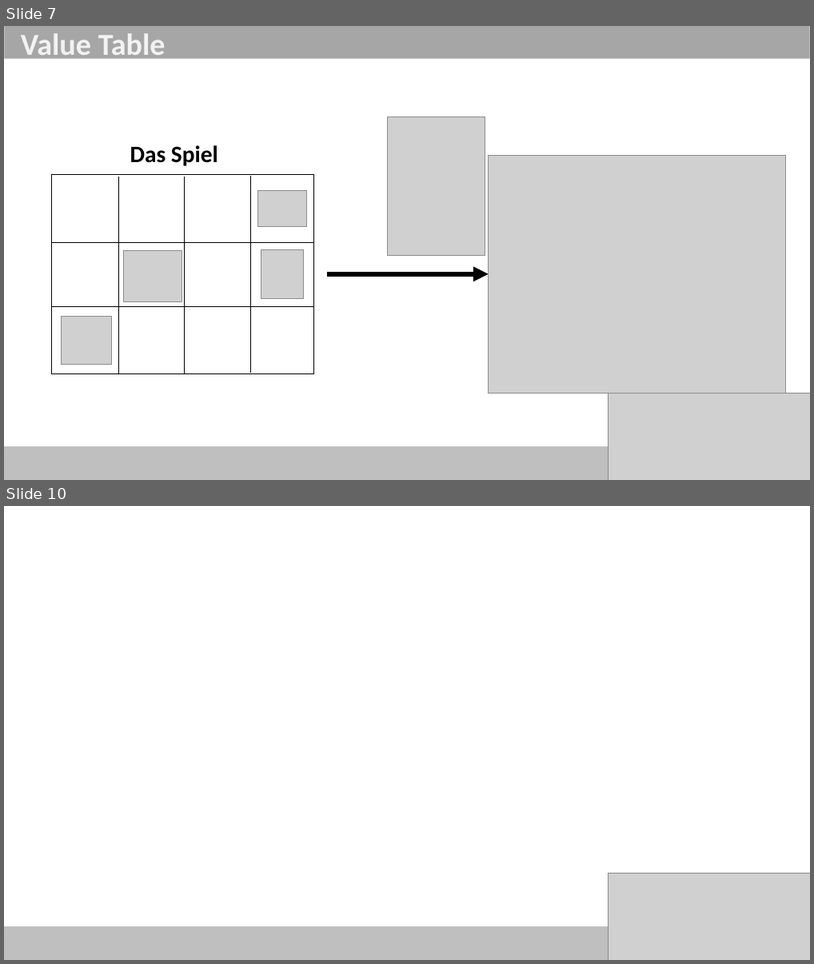
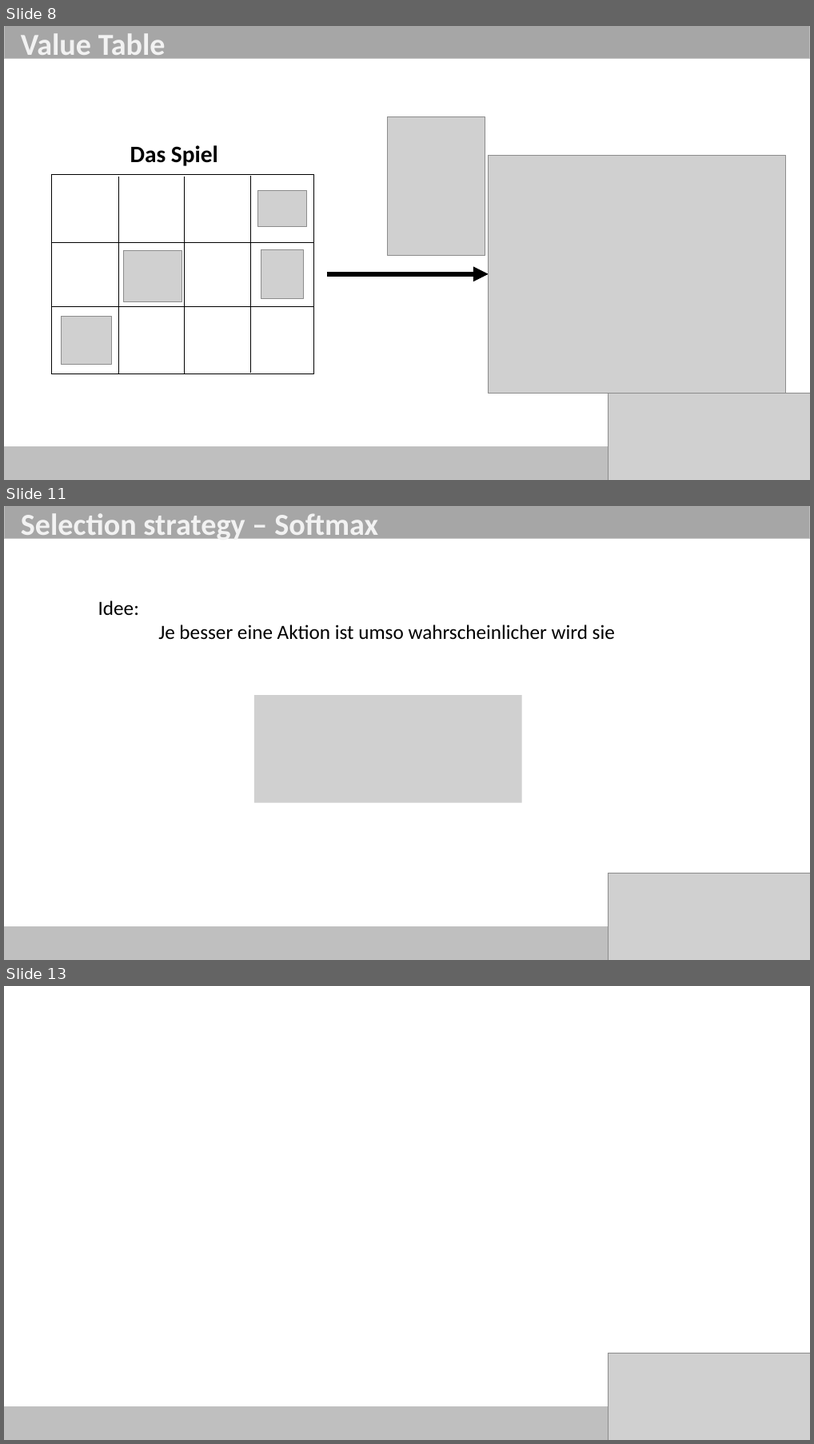
Before and after one commit to ob-algdatii-ss18/leistungsnachweis-firststeptoworlddomination, a slide deck: Reinforcement Learning.pptx. Shown one above the other, each under a label of ours: slides 7 and 10 before the commit, slides 8, 11 and 13 after it; the slides between them are not shown. The pictures are 814x964 and 814x1444 pixels, drawn with LibreOffice and Linux fonts; fonts in the diff are those of the drawing; grey boxes stand for pictures. Boxes give left, top, right and bottom in pixels: in the first picture for what was removed or moved away, otherwise in the second. Text is boxed around its words. In the diff, an @@ line names an element or a change of style, - is before the commit and + after.

```diff
--- a/Reinforcement Learning.pptx
+++ b/Reinforcement Learning.pptx
@@ slide 11 added at [4,506,810,960], background #FFFFFF @@
@@ rectangle added at [4,506,810,539], fill #A6A6A6, outline #BFBFBF 1 pt @@
@@ text added at [21,513,378,543], 36.3 pt, text #F2F2F2, bold @@
+Selection strategy – Softmax
@@ text added at [98,600,615,640], 24 pt, text #000000 @@
+Idee:
+Je besser eine Aktion ist umso wahrscheinlicher wird sie
@@ picture added at [254,695,522,803] @@
@@ picture added at [608,872,810,960] @@
@@ rectangle added at [4,927,670,960], fill #BFBFBF, outline #BFBFBF 1 pt @@
@@ what was slide 7 is now slide 8 @@
@@ what was slide 10 is now slide 13 @@
```
Also in this commit, not shown: 2 slides changed, 2 other slides added.
